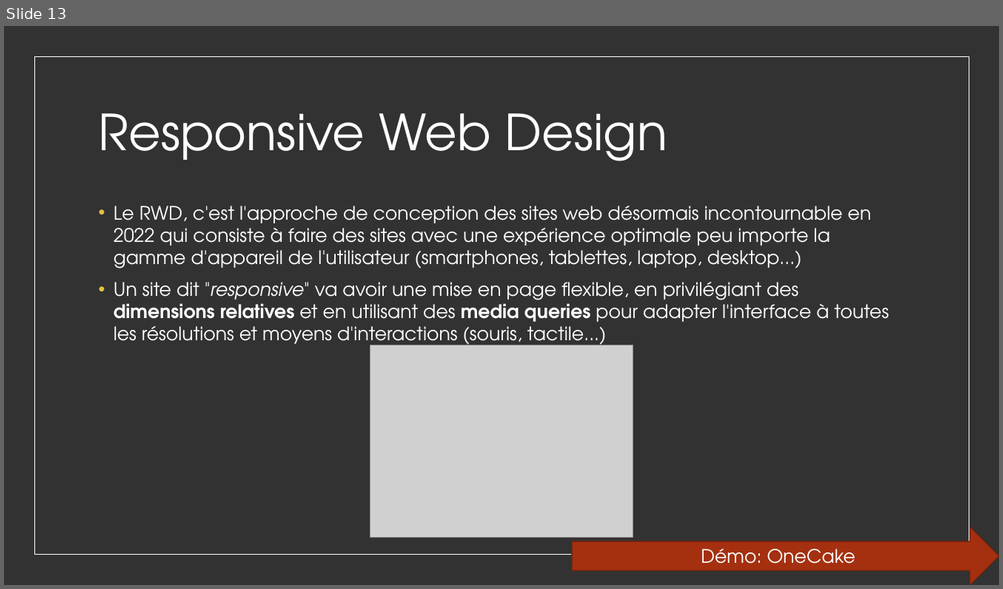
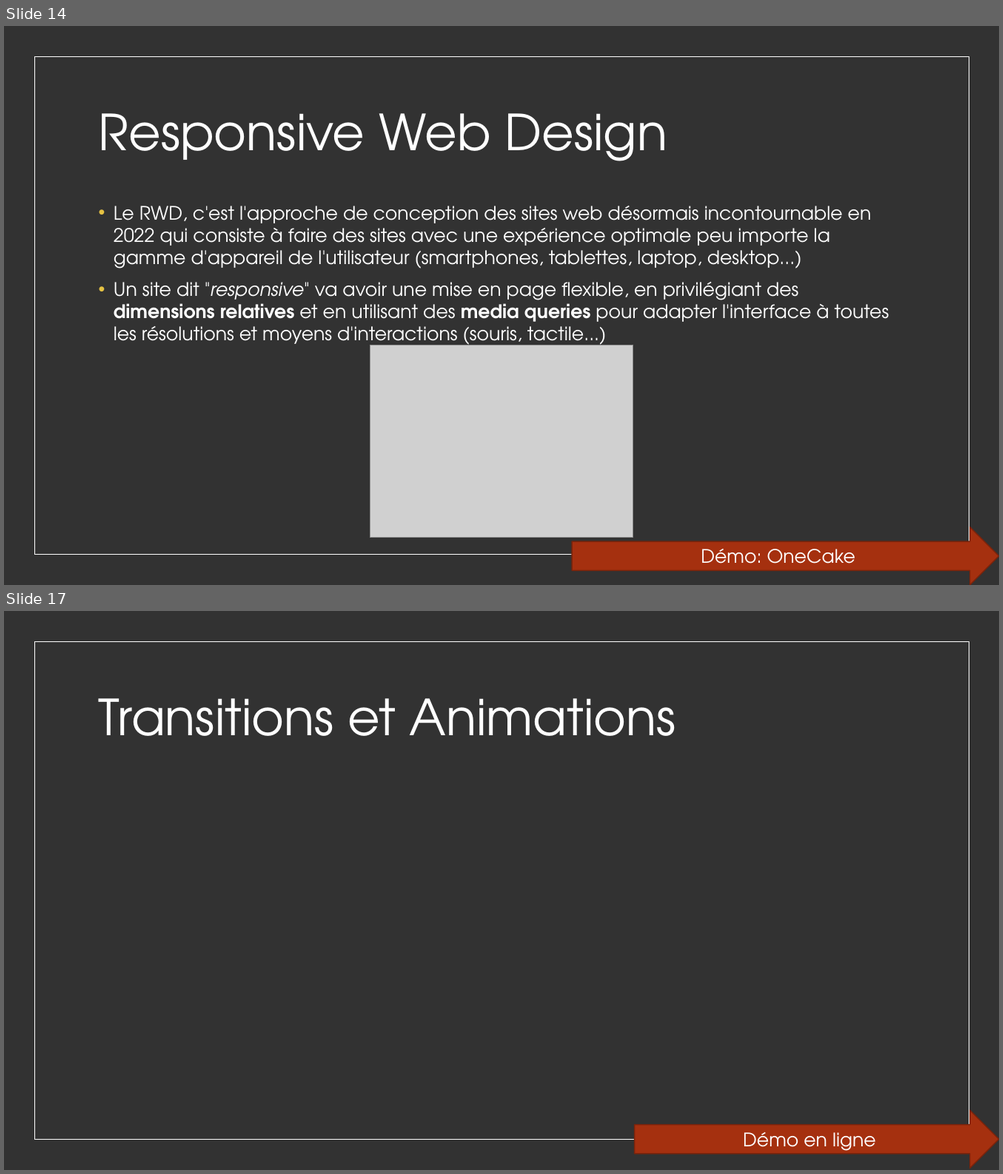
Before and after one commit to worldline/html-css-training, a slide deck: presenter_fr.pptx. Shown one above the other, each under a label of ours: slide 13 before the commit, slides 14 and 17 after it; the slides between them are not shown. The pictures are 1003x589 and 1003x1174 pixels, drawn with LibreOffice and Linux fonts; fonts in the diff are those of the drawing; grey boxes stand for pictures. Boxes give left, top, right and bottom in pixels: in the first picture for what was removed or moved away, otherwise in the second. Text is boxed around its words. In the diff, an @@ line names an element or a change of style, - is before the commit and + after.

```diff
--- a/presenter_fr.pptx
+++ b/presenter_fr.pptx
@@ slide 17 added at box(4, 611, 999, 1170), background #323232; not listed: 1 template element that a slide beside it also shows @@
@@ title added at box(99, 698, 676, 736), 48 pt, text #FFFFFF @@
+Transitions et Animations
@@ right arrow added at box(634, 1111, 999, 1169), fill #A5300F, outline #7A240B 1 pt, 18 pt, text #FFFFFF @@
+Démo en ligne
@@ what was slide 13 is now slide 14 @@
```
Also in this commit, not shown: 3 slides changed, 4 other slides added, 1 other file.
